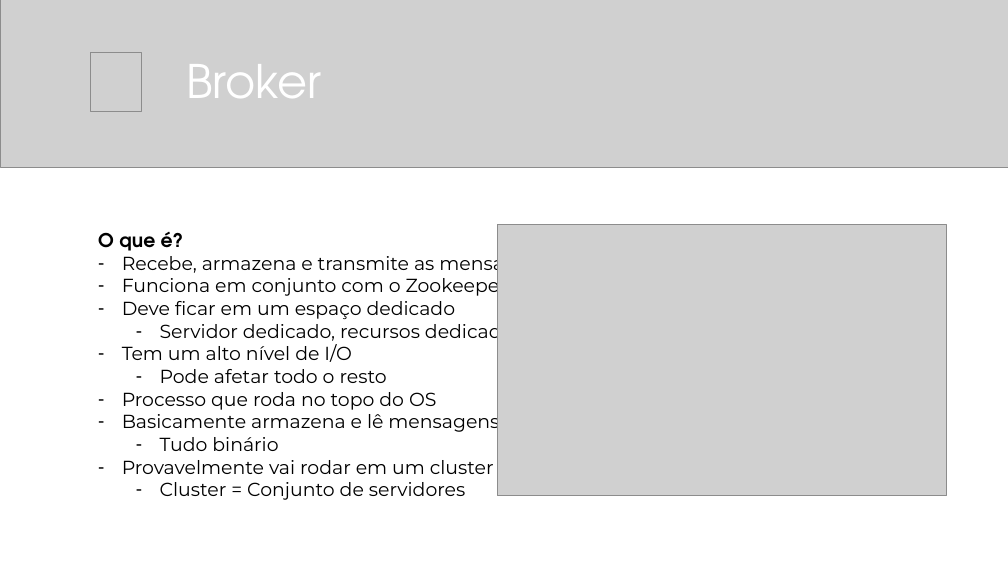
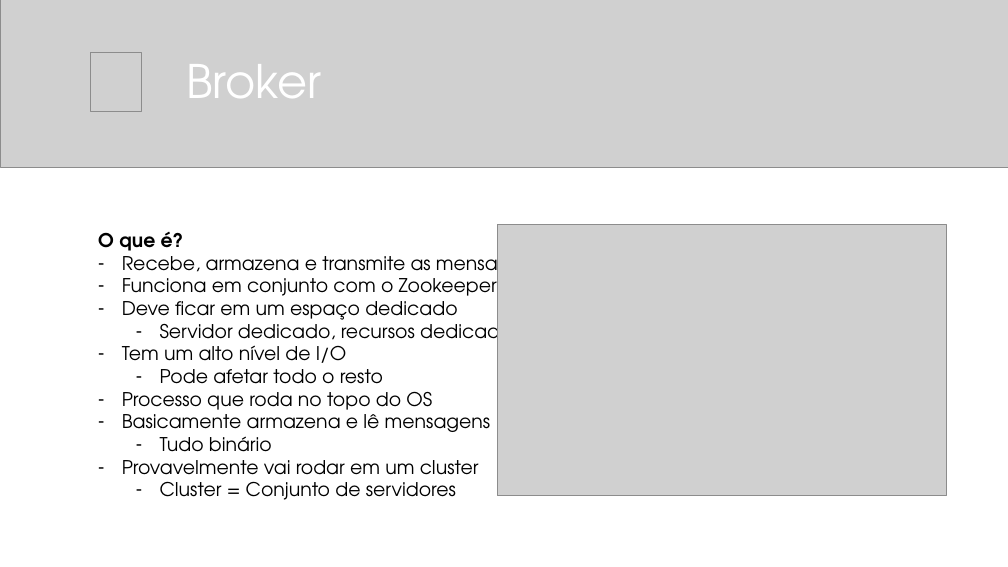
Before and after one commit to balta-io/2810, a slide deck: slide 34 of 2021-08-25_event-driven-architecture.pptx. Drawn at 1008x567 pixels with LibreOffice and Linux fonts; fonts in the diff are those of the drawing; grey boxes stand for pictures. Boxes give left, top, right and bottom in pixels: in the first picture for what was removed or moved away, otherwise in the second. Text is boxed around its words. In the diff, an @@ line names an element or a change of style, - is before the commit and + after.

```diff
--- a/2021-08-25_event-driven-architecture.pptx
+++ b/2021-08-25_event-driven-architecture.pptx
@@ text at (122,250,542,500): font Montserrat to TeX Gyre Adventor @@
```
Also in this commit, not shown: 1 other slide changed, 2 slides added, 1 other file.
